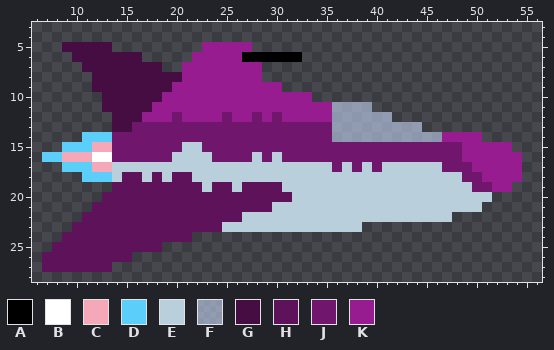
Edited in one commit: pixel-art sprite (ships/DolphinShipLit4.png). Above is the file before it was changed.
The file is 64x32 pixels. Shown: x 6..56, y 3..28.
Palette (. is transparent): A #000000  B #ffffff  C #f5a9b8  D #5bcefa  E #b9cfdb  F #cbdbfc91  G #450d42  H #5d1259  J #71166d  K #961c90
The result:
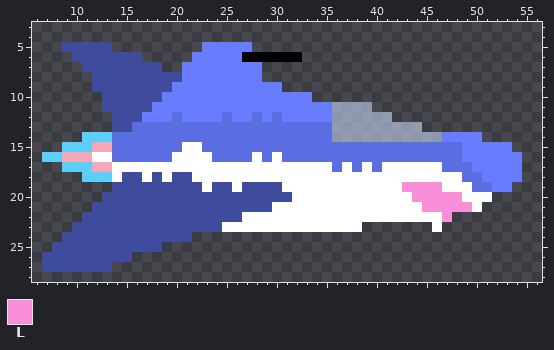
Colours new in this view: L #f98fd8
Change:
Colour H changes from #5d1259 to #3f4c9d.
Colour J changes from #71166d to #5b6ee1.
Colour K changes from #961c90 to #677cff.
There is now colour B in row 23 at x 46.
The edit turns colour E into colour B in row 15 at x 21 to 22; in row 16 at x 20 to 23, 28 and 30; in row 17 at x 14 to 35, 37, 39 and 41 to 46; in row 18 at x 14, 17, 19 and 22 to 48; in row 19 at x 23, 26, 31 to 42 and 47 to 49; in row 20 at x 32 to 43 and 49 to 51.
The edit turns colour E into colour B in row 21 at x 30 to 44 and 50; in row 22 at x 27 to 46; in row 23 at x 25 to 38.
The edit turns colour G into colour H in row 5 at x 9 to 13; in row 6 at x 10 to 16; in row 7 at x 11 to 18; in row 8 at x 12 to 20; in row 9 at x 12 to 19; in row 10 at x 13 to 18.
The edit turns colour G into colour H in row 11 at x 13 to 17; in row 12 at x 14 to 16; in row 13 at x 14 to 15.
The edit turns colour E into colour L in row 19 at x 43 to 46; in row 20 at x 44 to 48; in row 21 at x 45 to 49; in row 22 at x 47.
Where, in picture pixels (left, top, right, bottom), the same in both pictures:
changed: (42, 42, 522, 272)
